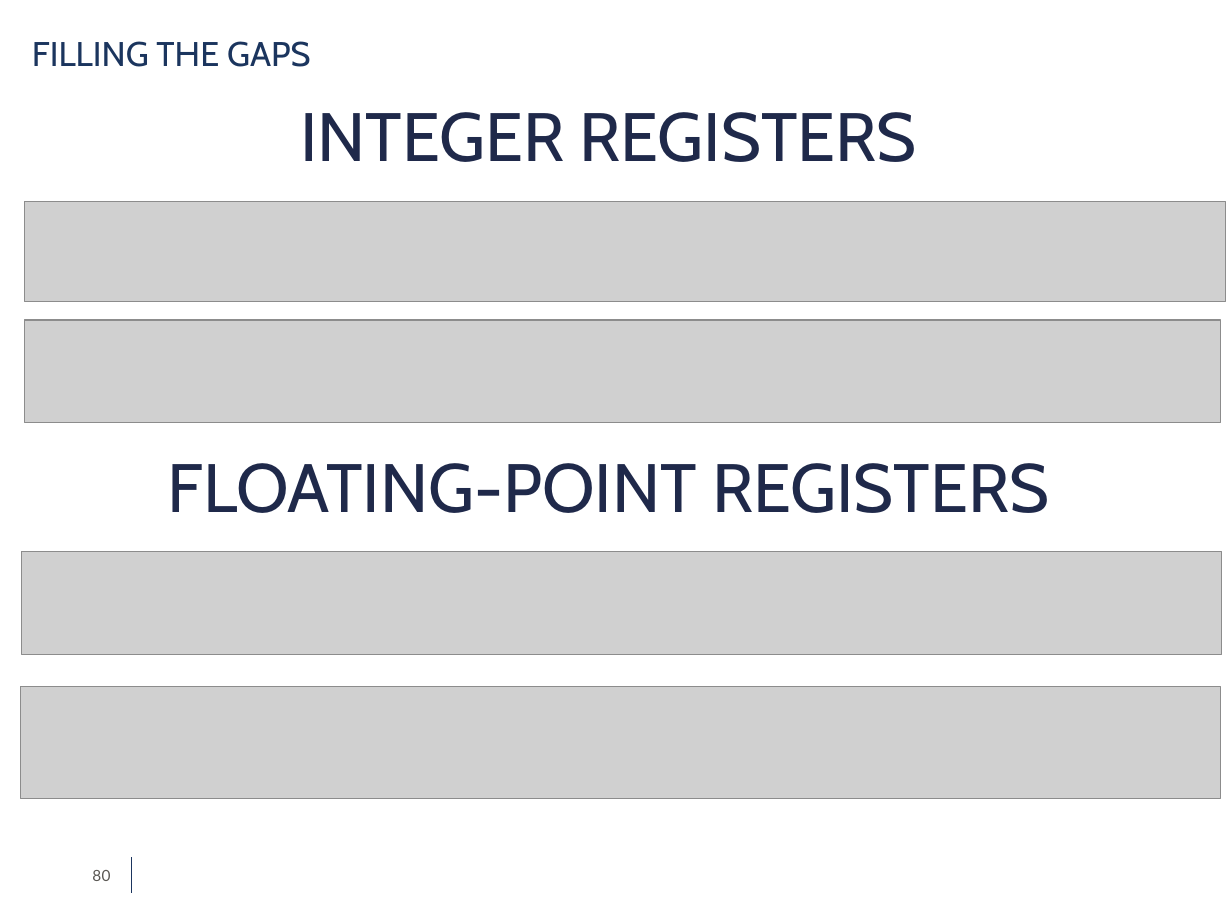
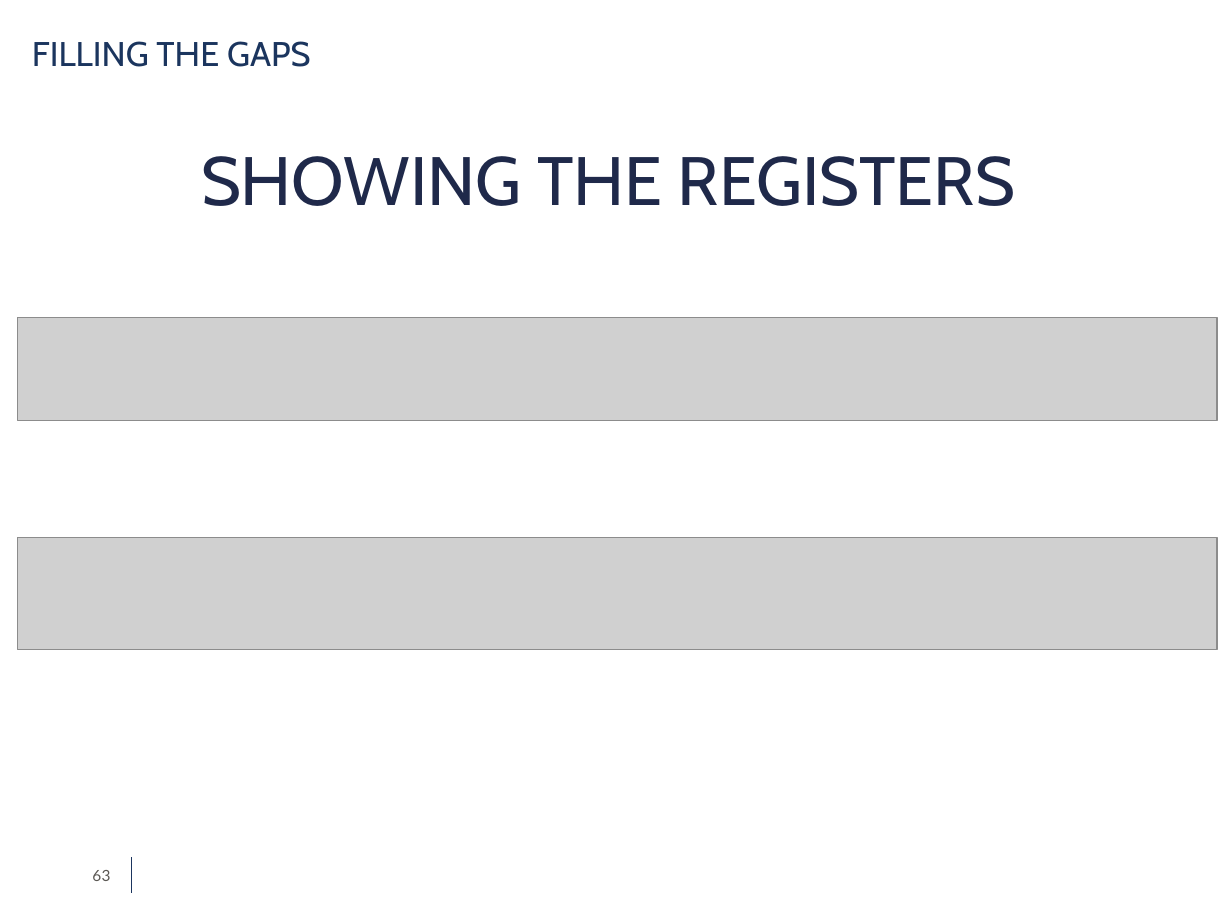
Before and after one commit to simdeistud/bachelors-thesis, a slide deck: slide 63 of SlidesDeiana4_3 -ABRIDGED.pptx (slide 80 before the commit). Drawn at 1232x924 pixels with LibreOffice and Linux fonts; fonts in the diff are those of the drawing; grey boxes stand for pictures; background and template pictures are left out. Boxes give left, top, right and bottom in pixels: in the first picture for what was removed or moved away, otherwise in the second. Text is boxed around its words. In the diff, an @@ line names an element or a change of style, - is before the commit and + after.

```diff
--- a/SlidesDeiana4_3 -ABRIDGED.pptx
+++ b/SlidesDeiana4_3 -ABRIDGED.pptx
@@ text at (201, 156, 1015, 206): text changed @@
-INTEGER REGISTERS
+  SHOWING THE REGISTERS
@@ picture removed at (25, 202, 1226, 302) @@
@@ picture: place and size @@
-picture at (22, 552, 1222, 655)
+picture at (17, 318, 1217, 421)
@@ picture removed at (25, 320, 1221, 423) @@
@@ text removed at (168, 463, 1049, 513) @@
-FLOATING-POINT REGISTERS
@@ picture: place and size @@
-picture at (21, 686, 1221, 798)
+picture at (17, 538, 1217, 650)
@@ page number at (92, 870, 110, 881): text changed @@
-80
+63
```
Also in this commit, not shown: 9 other slides changed, 1 slide added, 19 slides removed, 1 other file.
